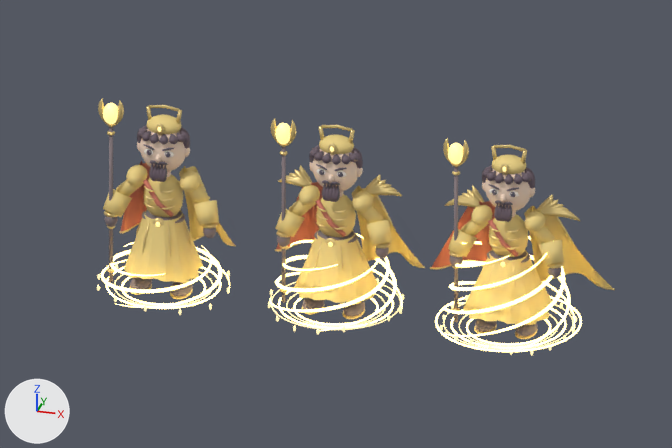
A saved change to the Blender file assets/09.blend.
Rendered twice from the file's camera 'Overview'. Every picture has the same lights, and +X, +Y and +Z are marked at lower left. The first picture is the older version.

Names of what the first picture shows: '09_T1_Golden Envoy_Mesh', '09_T1_Spell_Geometry', '09_T2_Golden Envoy_Mesh', '09_T2_Spell_Geometry', '09_T3_Golden Envoy_Mesh', '09_T3_Spell_Geometry'.
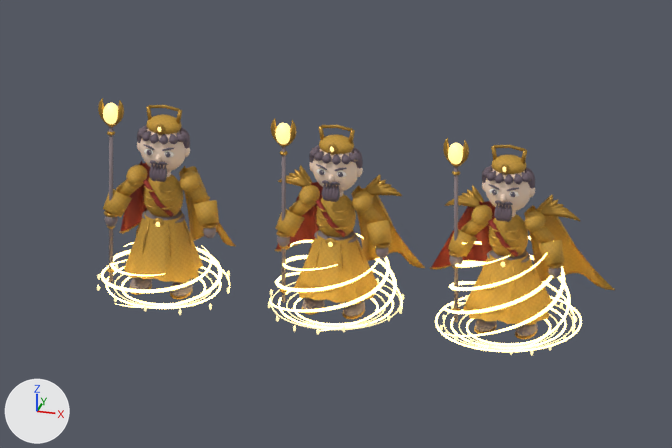
Diff of the bpy script that builds the scene:
```diff
--- a/assets/09.blend.py
+++ b/assets/09.blend.py
@@ mat_silk_d6a43b @@
 n0 = _N.new('ShaderNodeBsdfPrincipled'); n0.name = 'Principled BSDF'
-n0.inputs[0].default_value = (0.839, 0.643, 0.231, 1.0)  # 'Base Color', yellow #ecd284
 n0.inputs[2].default_value = 0.72  # 'Roughness'
 n1 = _N.new('ShaderNodeOutputMaterial'); n1.name = 'Material Output'
+n2 = _N.new('ShaderNodeTexImage'); n2.name = 'Image Texture'
+n2.image = img_weave_d6a43b
+n3 = _N.new('ShaderNodeTexImage'); n3.name = 'Image Texture.001'
+n3.image = img_surface_normal_true
+n4 = _N.new('ShaderNodeNormalMap'); n4.name = 'Normal Map'
+n4.inputs[0].default_value = 0.28  # 'Strength'
 _L.new(n0.outputs[0], n1.inputs[0])  # 'BSDF' to 'Surface'
+_L.new(n2.outputs[0], n0.inputs[0])  # 'Color' to 'Base Color'
+_L.new(n3.outputs[0], n4.inputs[1])  # 'Color' to 'Color'
+_L.new(n4.outputs[0], n0.inputs[5])  # 'Normal' to 'Normal'
@@ mat_accent_a23120 @@
 n0 = _N.new('ShaderNodeBsdfPrincipled'); n0.name = 'Principled BSDF'
-n0.inputs[0].default_value = (0.635, 0.192, 0.125, 1.0)  # 'Base Color', red #d17963
 n0.inputs[2].default_value = 0.72  # 'Roughness'
 n1 = _N.new('ShaderNodeOutputMaterial'); n1.name = 'Material Output'
+n2 = _N.new('ShaderNodeTexImage'); n2.name = 'Image Texture'
+n2.image = img_weave_a23120
+n3 = _N.new('ShaderNodeTexImage'); n3.name = 'Image Texture.001'
+n3.image = img_surface_normal_true
+n4 = _N.new('ShaderNodeNormalMap'); n4.name = 'Normal Map'
+n4.inputs[0].default_value = 0.28  # 'Strength'
 _L.new(n0.outputs[0], n1.inputs[0])  # 'BSDF' to 'Surface'
+_L.new(n2.outputs[0], n0.inputs[0])  # 'Color' to 'Base Color'
+_L.new(n3.outputs[0], n4.inputs[1])  # 'Color' to 'Color'
+_L.new(n4.outputs[0], n0.inputs[5])  # 'Normal' to 'Normal'
@@ mat_silk_d6a43b_001 @@
 n0 = _N.new('ShaderNodeBsdfPrincipled'); n0.name = 'Principled BSDF'
-n0.inputs[0].default_value = (0.839, 0.643, 0.231, 1.0)  # 'Base Color', yellow #ecd284
 n0.inputs[2].default_value = 0.72  # 'Roughness'
 n1 = _N.new('ShaderNodeOutputMaterial'); n1.name = 'Material Output'
+n2 = _N.new('ShaderNodeTexImage'); n2.name = 'Image Texture'
+n2.image = img_weave_d6a43b
+n3 = _N.new('ShaderNodeTexImage'); n3.name = 'Image Texture.001'
+n3.image = img_surface_normal_true
+n4 = _N.new('ShaderNodeNormalMap'); n4.name = 'Normal Map'
+n4.inputs[0].default_value = 0.28  # 'Strength'
 _L.new(n0.outputs[0], n1.inputs[0])  # 'BSDF' to 'Surface'
+_L.new(n2.outputs[0], n0.inputs[0])  # 'Color' to 'Base Color'
+_L.new(n3.outputs[0], n4.inputs[1])  # 'Color' to 'Color'
+_L.new(n4.outputs[0], n0.inputs[5])  # 'Normal' to 'Normal'
@@ mat_accent_a23120_001 @@
 n0 = _N.new('ShaderNodeBsdfPrincipled'); n0.name = 'Principled BSDF'
-n0.inputs[0].default_value = (0.635, 0.192, 0.125, 1.0)  # 'Base Color', red #d17963
 n0.inputs[2].default_value = 0.72  # 'Roughness'
 n1 = _N.new('ShaderNodeOutputMaterial'); n1.name = 'Material Output'
+n2 = _N.new('ShaderNodeTexImage'); n2.name = 'Image Texture'
+n2.image = img_weave_a23120
+n3 = _N.new('ShaderNodeTexImage'); n3.name = 'Image Texture.001'
+n3.image = img_surface_normal_true
+n4 = _N.new('ShaderNodeNormalMap'); n4.name = 'Normal Map'
+n4.inputs[0].default_value = 0.28  # 'Strength'
 _L.new(n0.outputs[0], n1.inputs[0])  # 'BSDF' to 'Surface'
+_L.new(n2.outputs[0], n0.inputs[0])  # 'Color' to 'Base Color'
+_L.new(n3.outputs[0], n4.inputs[1])  # 'Color' to 'Color'
+_L.new(n4.outputs[0], n0.inputs[5])  # 'Normal' to 'Normal'
@@ mat_antique_gold_001 @@
 n0 = _N.new('ShaderNodeBsdfPrincipled'); n0.name = 'Principled BSDF'
-n0.inputs[0].default_value = (0.788, 0.604, 0.247, 1.0)  # 'Base Color', yellow #e6cc88
 n0.inputs[1].default_value = 0.58  # 'Metallic'
@@ mat_antique_gold_001 @@
 n1 = _N.new('ShaderNodeOutputMaterial'); n1.name = 'Material Output'
+n2 = _N.new('ShaderNodeTexImage'); n2.name = 'Image Texture'
+n2.image = img_engraved_c99a3f
+n3 = _N.new('ShaderNodeTexImage'); n3.name = 'Image Texture.001'
+n3.image = img_surface_normal_false
+n4 = _N.new('ShaderNodeNormalMap'); n4.name = 'Normal Map'
+n4.inputs[0].default_value = 0.45  # 'Strength'
 _L.new(n0.outputs[0], n1.inputs[0])  # 'BSDF' to 'Surface'
+_L.new(n2.outputs[0], n0.inputs[0])  # 'Color' to 'Base Color'
+_L.new(n3.outputs[0], n4.inputs[1])  # 'Color' to 'Color'
+_L.new(n4.outputs[0], n0.inputs[5])  # 'Normal' to 'Normal'
@@ mat_silk_d6a43b_002 @@
 n0 = _N.new('ShaderNodeBsdfPrincipled'); n0.name = 'Principled BSDF'
-n0.inputs[0].default_value = (0.839, 0.643, 0.231, 1.0)  # 'Base Color', yellow #ecd284
 n0.inputs[2].default_value = 0.72  # 'Roughness'
 n1 = _N.new('ShaderNodeOutputMaterial'); n1.name = 'Material Output'
+n2 = _N.new('ShaderNodeTexImage'); n2.name = 'Image Texture'
+n2.image = img_weave_d6a43b
+n3 = _N.new('ShaderNodeTexImage'); n3.name = 'Image Texture.001'
+n3.image = img_surface_normal_true
+n4 = _N.new('ShaderNodeNormalMap'); n4.name = 'Normal Map'
+n4.inputs[0].default_value = 0.28  # 'Strength'
 _L.new(n0.outputs[0], n1.inputs[0])  # 'BSDF' to 'Surface'
+_L.new(n2.outputs[0], n0.inputs[0])  # 'Color' to 'Base Color'
+_L.new(n3.outputs[0], n4.inputs[1])  # 'Color' to 'Color'
+_L.new(n4.outputs[0], n0.inputs[5])  # 'Normal' to 'Normal'
@@ mat_accent_a23120_002 @@
 n0 = _N.new('ShaderNodeBsdfPrincipled'); n0.name = 'Principled BSDF'
-n0.inputs[0].default_value = (0.635, 0.192, 0.125, 1.0)  # 'Base Color', red #d17963
 n0.inputs[2].default_value = 0.72  # 'Roughness'
 n1 = _N.new('ShaderNodeOutputMaterial'); n1.name = 'Material Output'
+n2 = _N.new('ShaderNodeTexImage'); n2.name = 'Image Texture'
+n2.image = img_weave_a23120
+n3 = _N.new('ShaderNodeTexImage'); n3.name = 'Image Texture.001'
+n3.image = img_surface_normal_true
+n4 = _N.new('ShaderNodeNormalMap'); n4.name = 'Normal Map'
+n4.inputs[0].default_value = 0.28  # 'Strength'
 _L.new(n0.outputs[0], n1.inputs[0])  # 'BSDF' to 'Surface'
+_L.new(n2.outputs[0], n0.inputs[0])  # 'Color' to 'Base Color'
+_L.new(n3.outputs[0], n4.inputs[1])  # 'Color' to 'Color'
+_L.new(n4.outputs[0], n0.inputs[5])  # 'Normal' to 'Normal'
@@ mat_antique_gold_002 @@
 n0 = _N.new('ShaderNodeBsdfPrincipled'); n0.name = 'Principled BSDF'
-n0.inputs[0].default_value = (0.788, 0.604, 0.247, 1.0)  # 'Base Color', yellow #e6cc88
 n0.inputs[1].default_value = 0.58  # 'Metallic'
@@ mat_antique_gold_002 @@
 n1 = _N.new('ShaderNodeOutputMaterial'); n1.name = 'Material Output'
+n2 = _N.new('ShaderNodeTexImage'); n2.name = 'Image Texture'
+n2.image = img_engraved_c99a3f
+n3 = _N.new('ShaderNodeTexImage'); n3.name = 'Image Texture.001'
+n3.image = img_surface_normal_false
+n4 = _N.new('ShaderNodeNormalMap'); n4.name = 'Normal Map'
+n4.inputs[0].default_value = 0.45  # 'Strength'
 _L.new(n0.outputs[0], n1.inputs[0])  # 'BSDF' to 'Surface'
+_L.new(n2.outputs[0], n0.inputs[0])  # 'Color' to 'Base Color'
+_L.new(n3.outputs[0], n4.inputs[1])  # 'Color' to 'Color'
+_L.new(n4.outputs[0], n0.inputs[5])  # 'Normal' to 'Normal'
```

Where the change shows, as pixel boxes (x1, y1, x2, y2) in the pictures (672 x 448 px):
'09_T3_Golden Envoy_Mesh', surface changed (darker): (430, 138, 615, 339) in both
'09_T2_Golden Envoy_Mesh', surface changed (darker): (271, 118, 425, 319) in both
'09_T1_Golden Envoy_Mesh', surface changed (yellow to brown): (98, 98, 236, 300) in both
